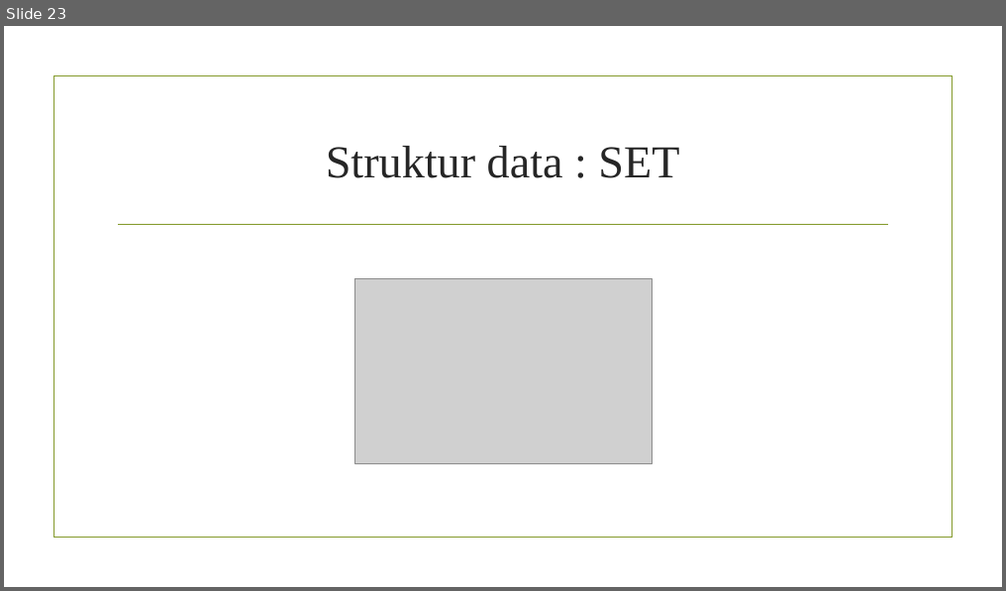
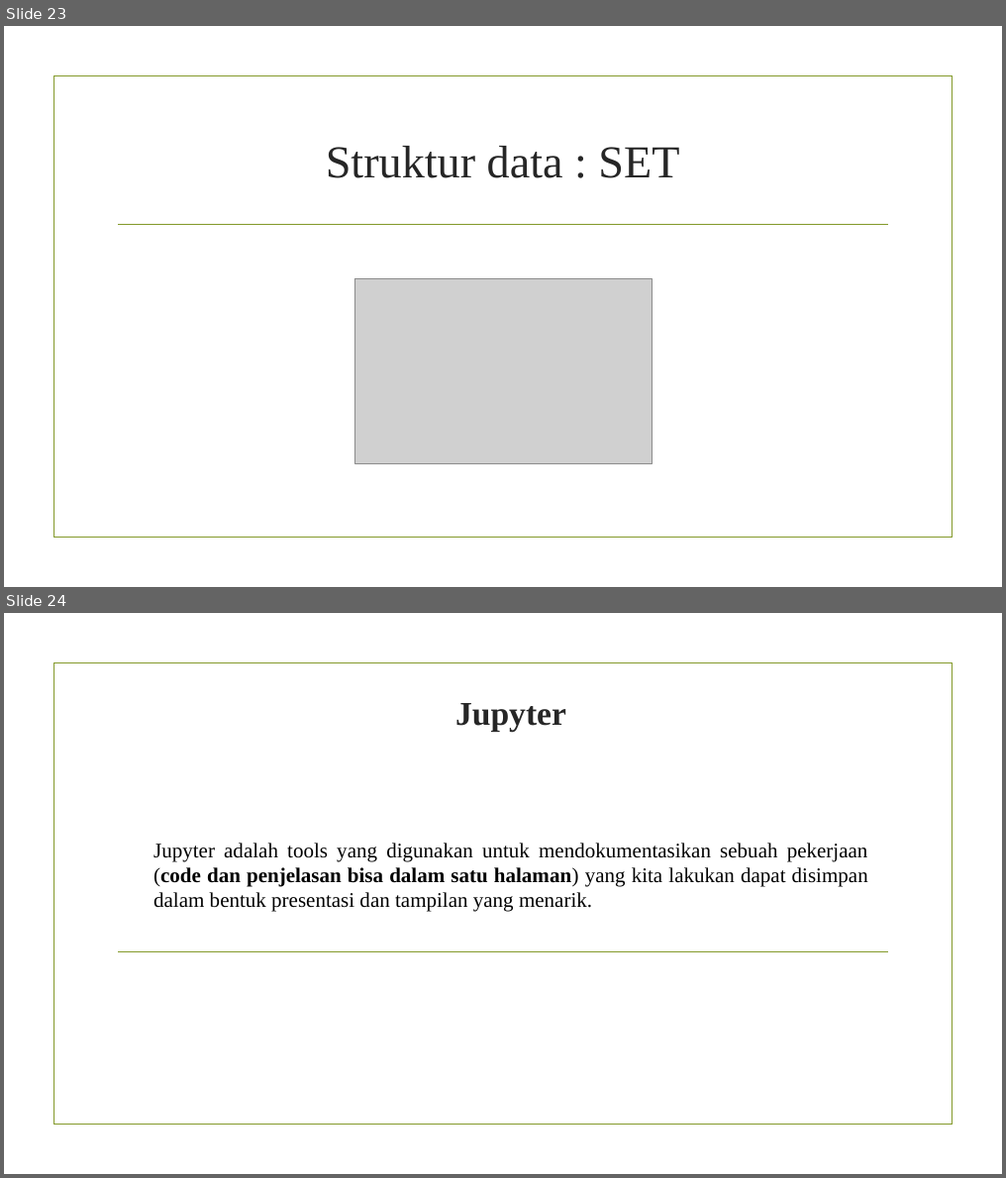
Before and after one commit to KevinAdityaS/Pengantar-Deep-Learning, a slide deck: Tugas 1/Tugas 1 Pengantar Python.pptx. Shown one above the other, each under a label of ours: slide 23 before the commit, slides 23 and 24 after it. The pictures are 1006x591 and 1006x1178 pixels, drawn with LibreOffice and Linux fonts; fonts in the diff are those of the drawing; grey boxes stand for pictures; background and template pictures are left out. Boxes give left, top, right and bottom in pixels: in the first picture for what was removed or moved away, otherwise in the second. Text is boxed around its words. In the diff, an @@ line names an element or a change of style, - is before the commit and + after.

Commit message:
Tambahan Slide tentang Jupyter dan Seaborn

```diff
--- a/Tugas 1/Tugas 1 Pengantar Python.pptx
+++ b/Tugas 1/Tugas 1 Pengantar Python.pptx
@@ slide 24 added at (4, 613, 1002, 1174), background picture (left out); not listed: 1 template element that a slide beside it also shows @@
@@ title added at (455, 703, 566, 731), 32 pt, text #262626, bold @@
+Jupyter
@@ text added at (153, 843, 868, 912), 20 pt, text #000000 @@
+Jupyter adalah tools yang digunakan untuk mendokumentasikan sebuah pekerjaan (code dan penjelasan bisa dalam satu halaman) yang kita lakukan dapat disimpan dalam bentuk presentasi dan tampilan yang menarik.
@@ line added from (119, 953) to (888, 953), #83992A 1.25 pt @@
```
Also in this commit, not shown: 1 slide changed, 7 other slides added.
